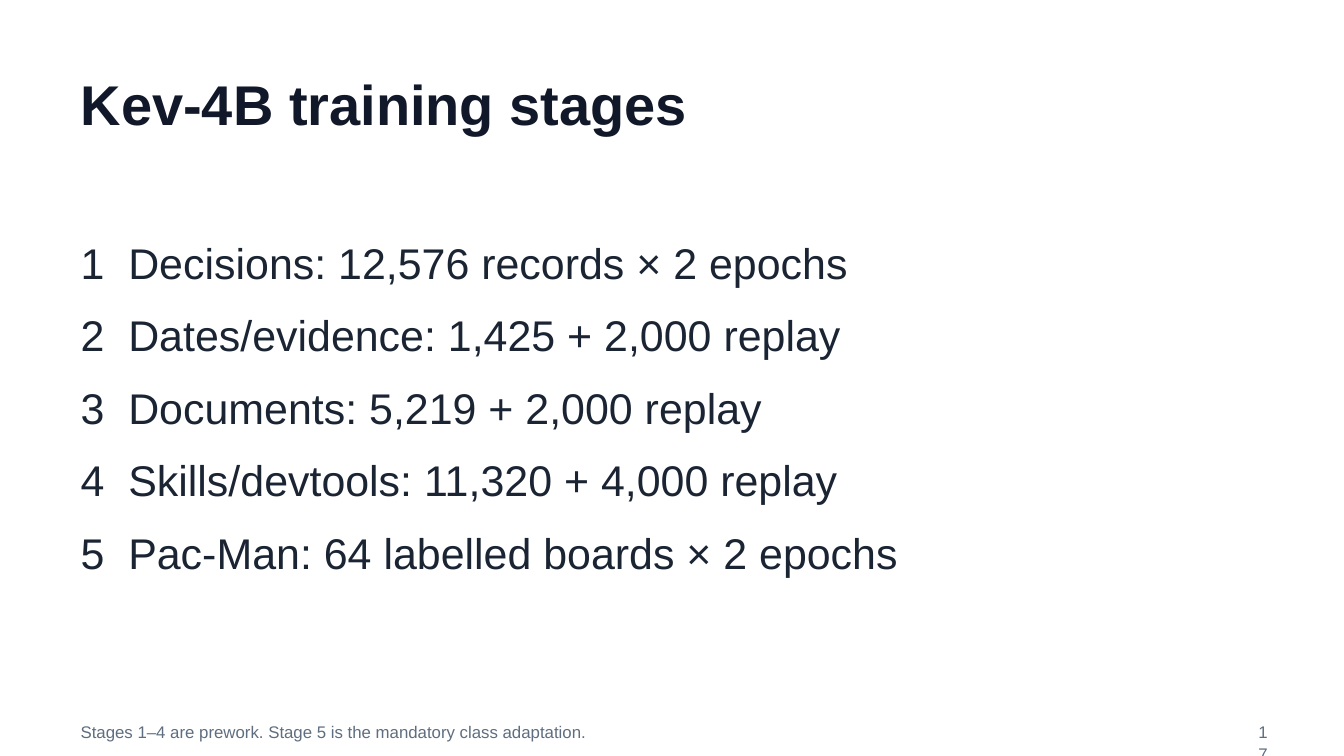
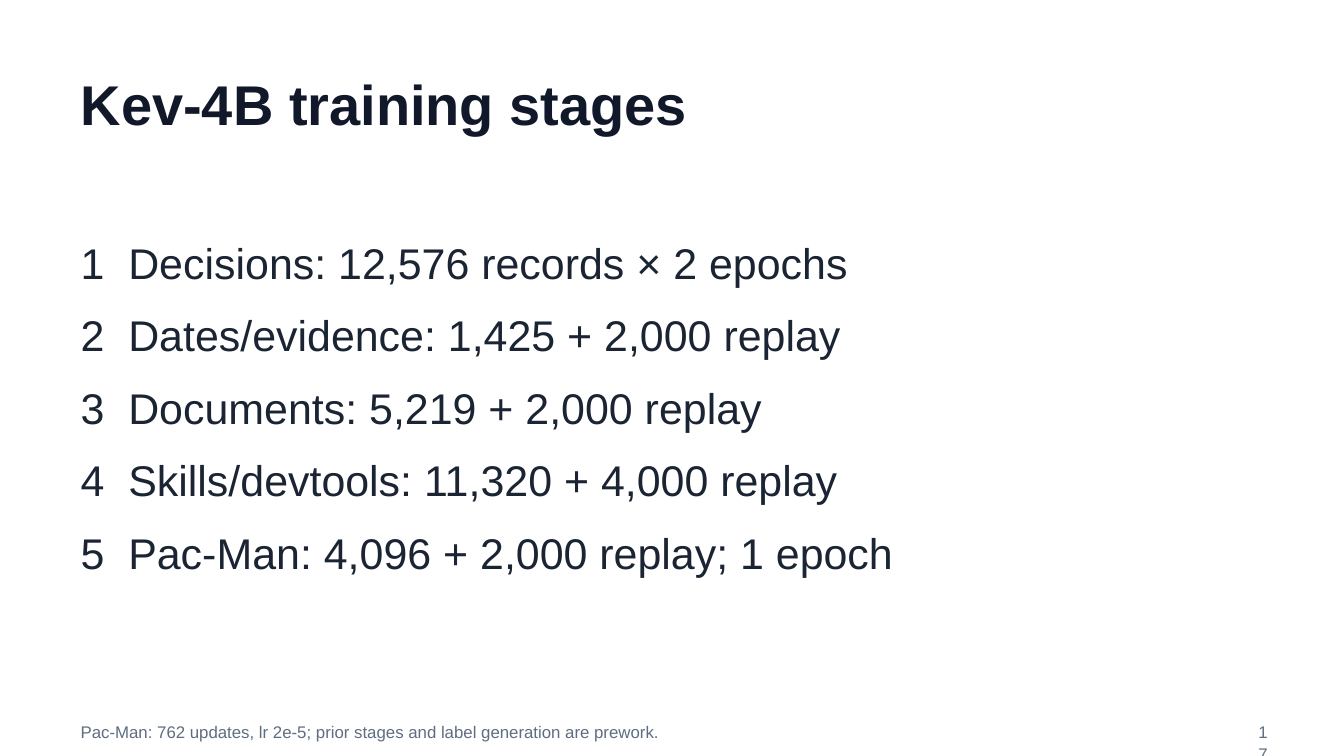
Before and after one commit to huixu11/QPlusLearning, a slide deck: slide 17 of labs/lab-01-kev-pacman/slides/pacman-lab.pptx. Drawn at 1344x756 pixels with LibreOffice and Linux fonts; fonts in the diff are those of the drawing. Boxes give left, top, right and bottom in pixels: in the first picture for what was removed or moved away, otherwise in the second. Text is boxed around its words. In the diff, an @@ line names an element or a change of style, - is before the commit and + after.

```diff
--- a/labs/lab-01-kev-pacman/slides/pacman-lab.pptx
+++ b/labs/lab-01-kev-pacman/slides/pacman-lab.pptx
@@ text at (81, 538, 893, 577): text changed @@
-5 Pac-Man: 64 labelled boards × 2 epochs
+5 Pac-Man: 4,096 + 2,000 replay; 1 epoch
@@ text at (81, 726, 658, 742): text changed @@
-Stages 1–4 are prework. Stage 5 is the mandatory class adaptation.
+Pac-Man: 762 updates, lr 2e-5; prior stages and label generation are prework.
```
Also in this commit, not shown: 10 other slides changed, 7 other files.
